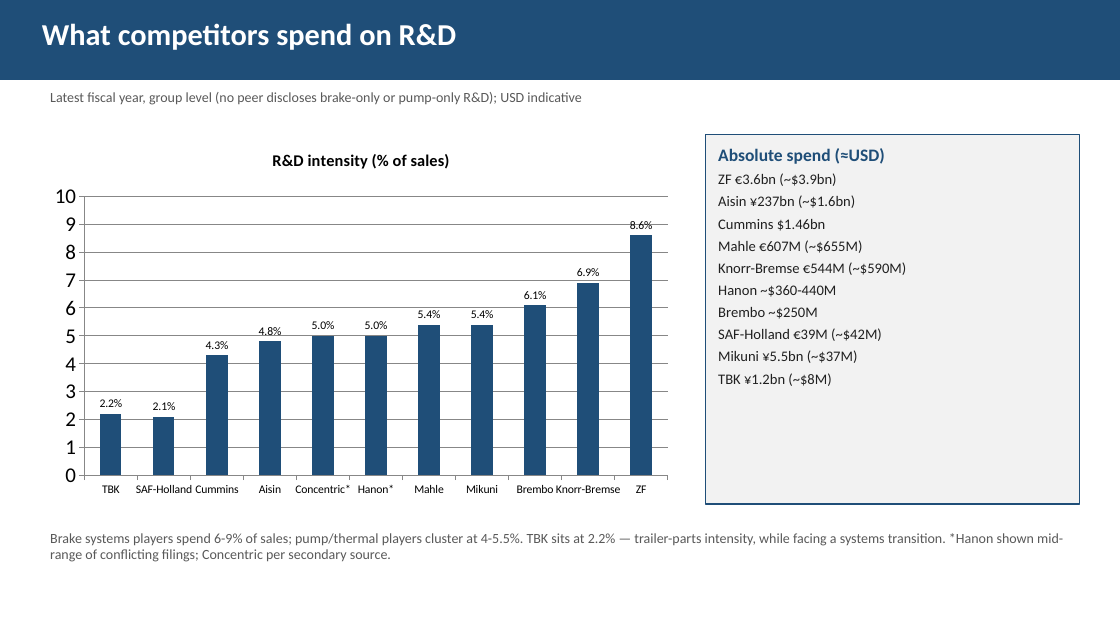
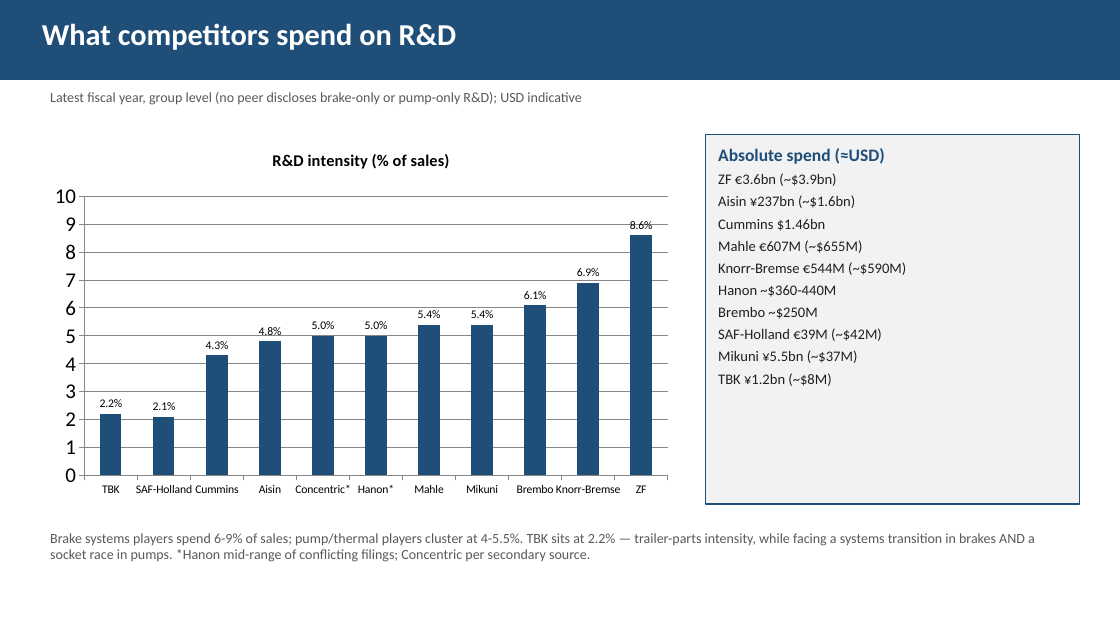
Before and after one commit to charette-lab/Claude, a slide deck: slide 6 of TBK_rd_gap_slides.pptx (slide 4 before the commit). Drawn at 1120x630 pixels with LibreOffice and Linux fonts; fonts in the diff are those of the drawing. Boxes give left, top, right and bottom in pixels: in the first picture for what was removed or moved away, otherwise in the second. Text is boxed around its words. In the diff, an @@ line names an element or a change of style, - is before the commit and + after.

```diff
--- a/TBK_rd_gap_slides.pptx
+++ b/TBK_rd_gap_slides.pptx
@@ text at bbox=[50, 533, 1035, 562]: text changed @@
-Brake systems players spend 6-9% of sales; pump/thermal players cluster at 4-5.5%. TBK sits at 2.2% — trailer-parts intensity, while facing a systems transition. *Hanon shown mid-range of conflicting filings; Concentric per secondary source.
+Brake systems players spend 6-9% of sales; pump/thermal players cluster at 4-5.5%. TBK sits at 2.2% — trailer-parts intensity, while facing a systems transition in brakes AND a socket race in pumps. *Hanon mid-range of conflicting filings; Concentric per secondary source.
```
Also in this commit, not shown: 3 other slides changed, 2 slides added.
